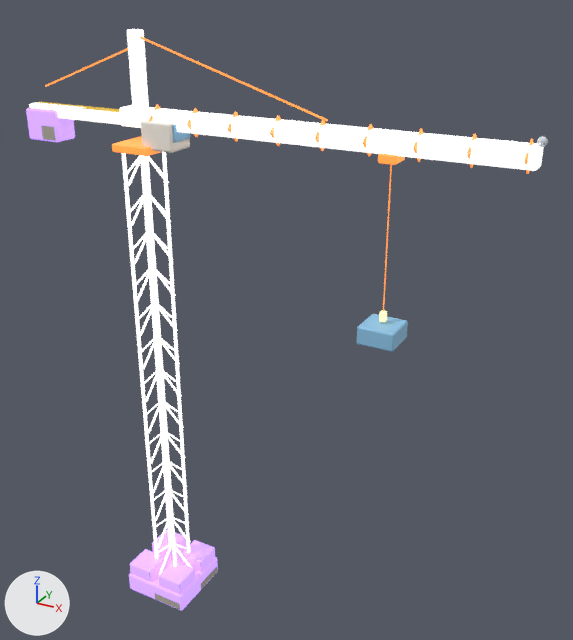
The glTF model public/models/crane.glb, before and after one commit.
Camera for both pictures: a 50 mm camera at (25.1, -31.0, 35.1) aimed at (7.1, 1.7, 18.7). Arrows for +X, +Y and +Z are at lower left; the lights stay in place. The older version comes first. Where no turn or scale is listed for an object, it has been applied to the vertices. Vertices at exactly the same position are counted once.

Names of what the first picture shows: 'crane.003', 'jib.007'.
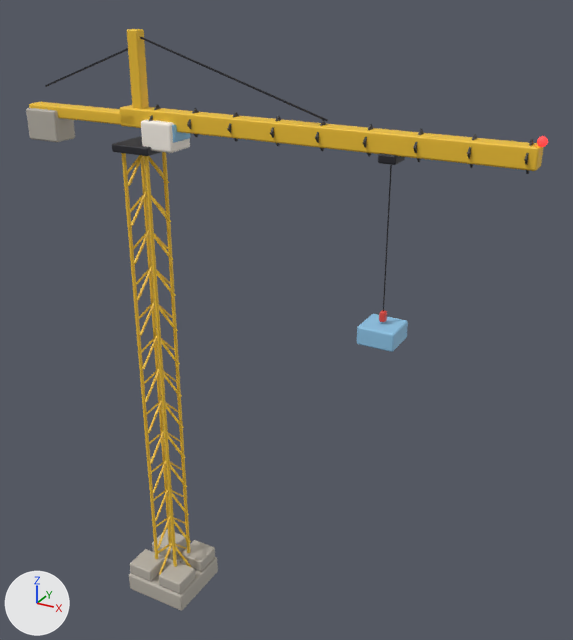
The edits, one by one:
me_jib_007 has 1734 vertices, 3376 faces and spans x -13.1..13.1, y -1.1..1.1, z -6.5..6.5.
me_jib_007 is used by ob_jib_007; location (6.1, 0.0, 26.08).
me_jib_007 part 1: 114 of 1734 vertices moved; they spanned x 12.7..13.1, y -0.2..0.2, z 2.9..3.3 and now span x 12.7..13.1, y -0.2..0.2, z 2.9..3.3; mean shift (0.0, 0.0, 0.0); largest move (12.9, 0.0, 2.9) -> (12.9, 0.0, 3.3).
me_jib_007 part 2: 3362 kept faces spanning x -13.1..13.1, y -1.1..1.1, z -6.5..6.5 get new texture (UV) coordinates.
me_crane_003 has 1272 vertices, 2300 faces and spans x -2.0..2.0, y -2.0..2.0, z -13.6..13.6.
me_crane_003 is used by ob_crane_003; location (0.0, 0.0, 13.6).
me_crane_003 part 3: texture (UV) coordinates of 2300 of 2300 faces, centred in x -2.0..2.0, y -2.0..2.0, z -13.6..13.6, changed; they spanned u 0.56..0.94, v 0.5..0.5 and now span u 0.56..0.94, v 0.58..0.58.

Boxes [x1, y1, x2, y2] around the edits, measured in the pictures (573 x 640 px; the box of a moved part takes in the faces that stretch with it):
part 1 of me_jib_007, moved or reshaped
    both: [537, 136, 548, 147]
part 2 of me_jib_007, surface changed
    both: [26, 29, 548, 333]
part 3 of me_crane_003, surface changed (darker)
    both: [121, 152, 218, 610]
